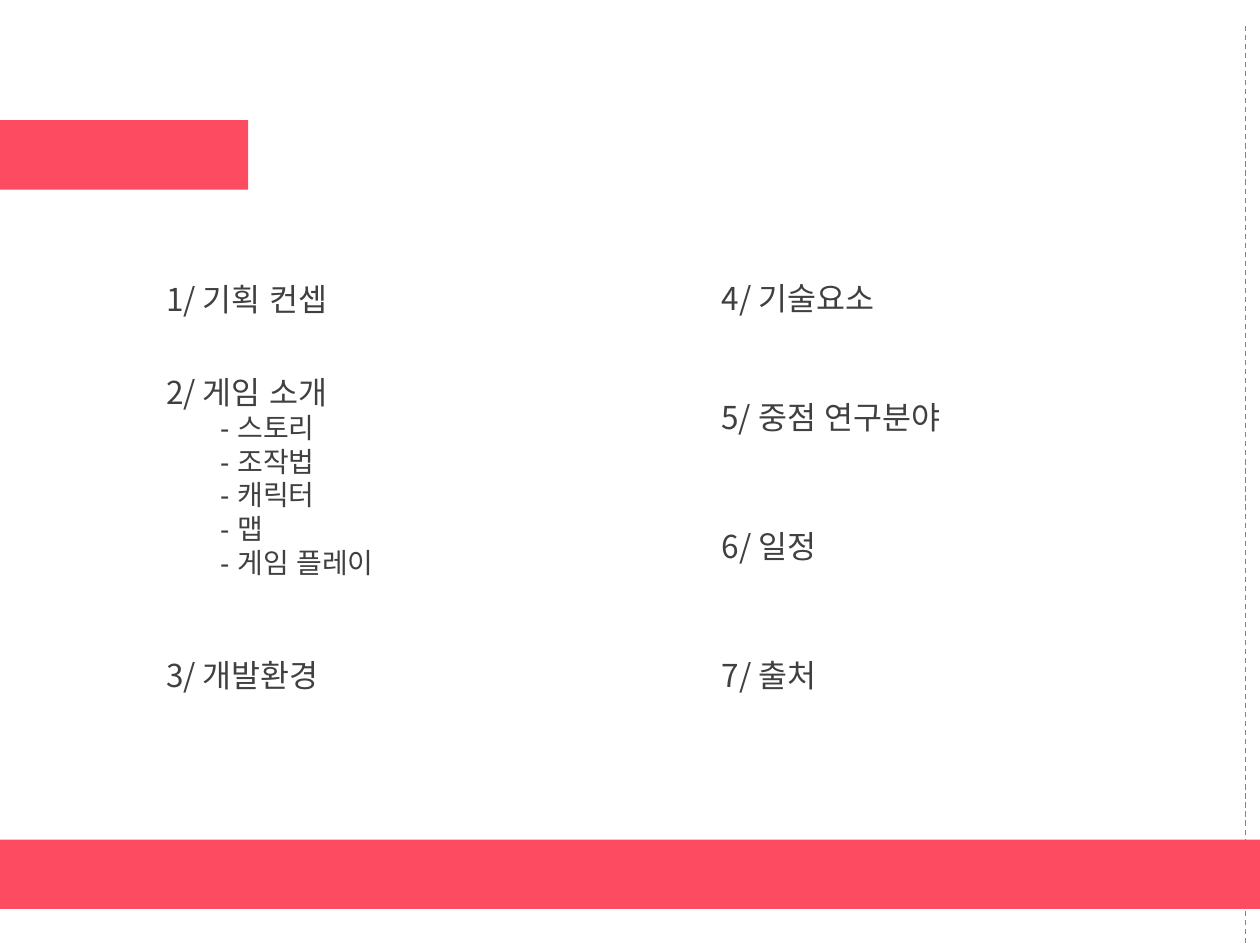
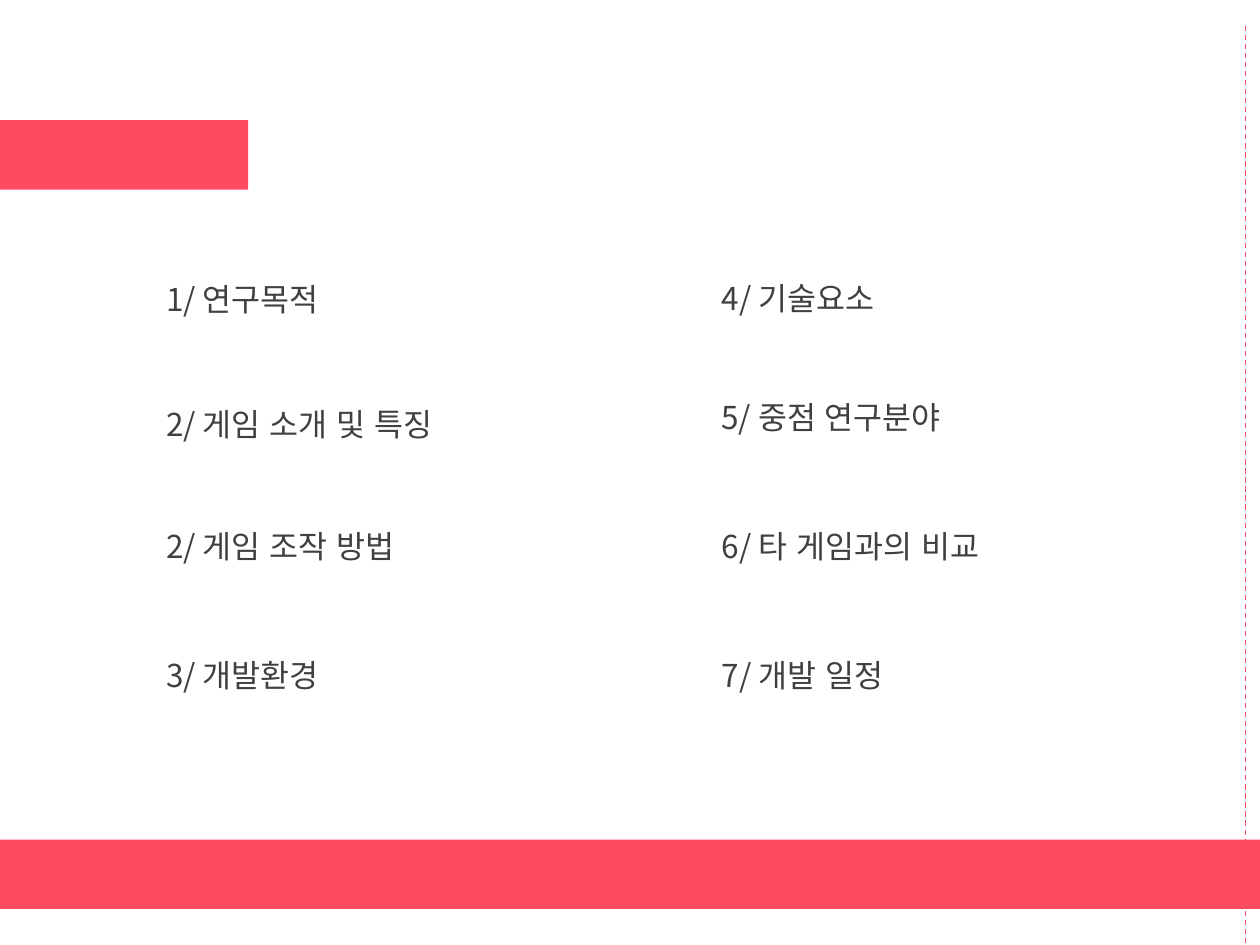
Before and after one commit to haeunjung/Team_Project, a slide deck: slide 2 of 기획문서/게임 제안서.pptx. Drawn at 1260x945 pixels with LibreOffice and Linux fonts; fonts in the diff are those of the drawing. Boxes give left, top, right and bottom in pixels: in the first picture for what was removed or moved away, otherwise in the second. Text is boxed around its words. In the diff, an @@ line names an element or a change of style, - is before the commit and + after.

Commit message:
12.06
게임방법 및 소개와 특성 수정, 연구목적, 타 게임과의 차별성 추가

```diff
--- a/기획문서/게임 제안서.pptx
+++ b/기획문서/게임 제안서.pptx
@@ text at box(166, 285, 319, 317): text changed @@
-1/ 기획 컨셉
+1/ 연구목적
@@ text at box(166, 410, 432, 442): text changed; size 16 to 18 pt @@
-2/ 게임 소개
-- 스토리
-- 조작법
-- 캐릭터
-- 맵
-- 게임 플레이
+2/ 게임 소개 및 특징
@@ text added at box(166, 532, 395, 564), 18 pt, text #404040 @@
+2/ 게임 조작 방법
@@ text at box(722, 532, 979, 564): text changed; font Noto Sans CJK KR to Arial @@
-6/ 일정
+6/ 타 게임과의 비교
@@ text at box(722, 661, 883, 693): text changed; font Noto Sans CJK KR to Arial @@
-7/ 출처
+7/ 개발 일정
```
Also in this commit, not shown: 5 other slides changed, 4 slides added, 2 slides removed.
